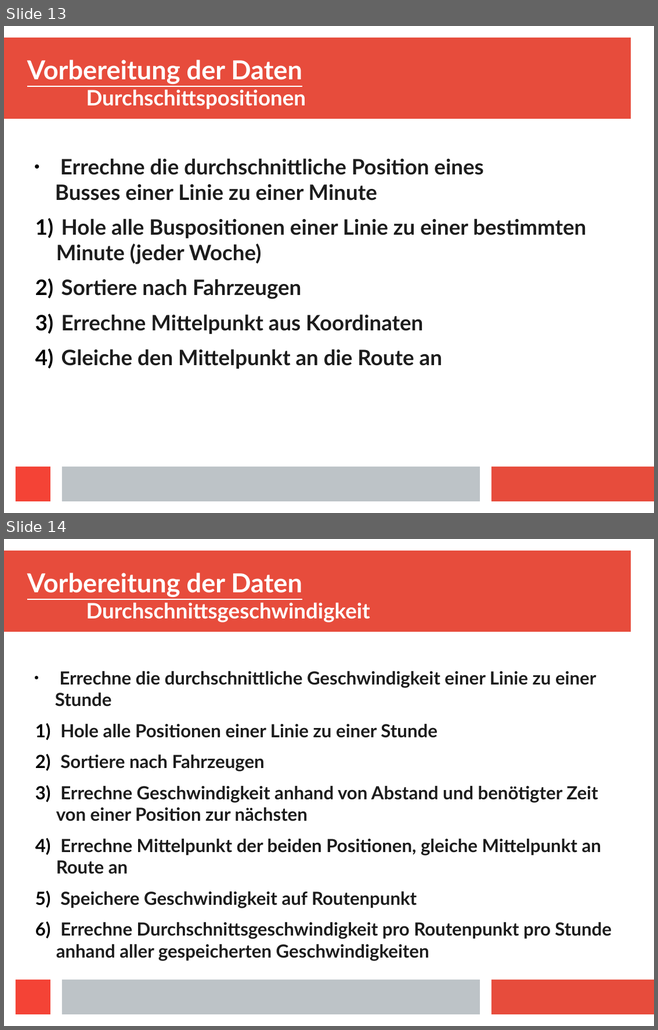
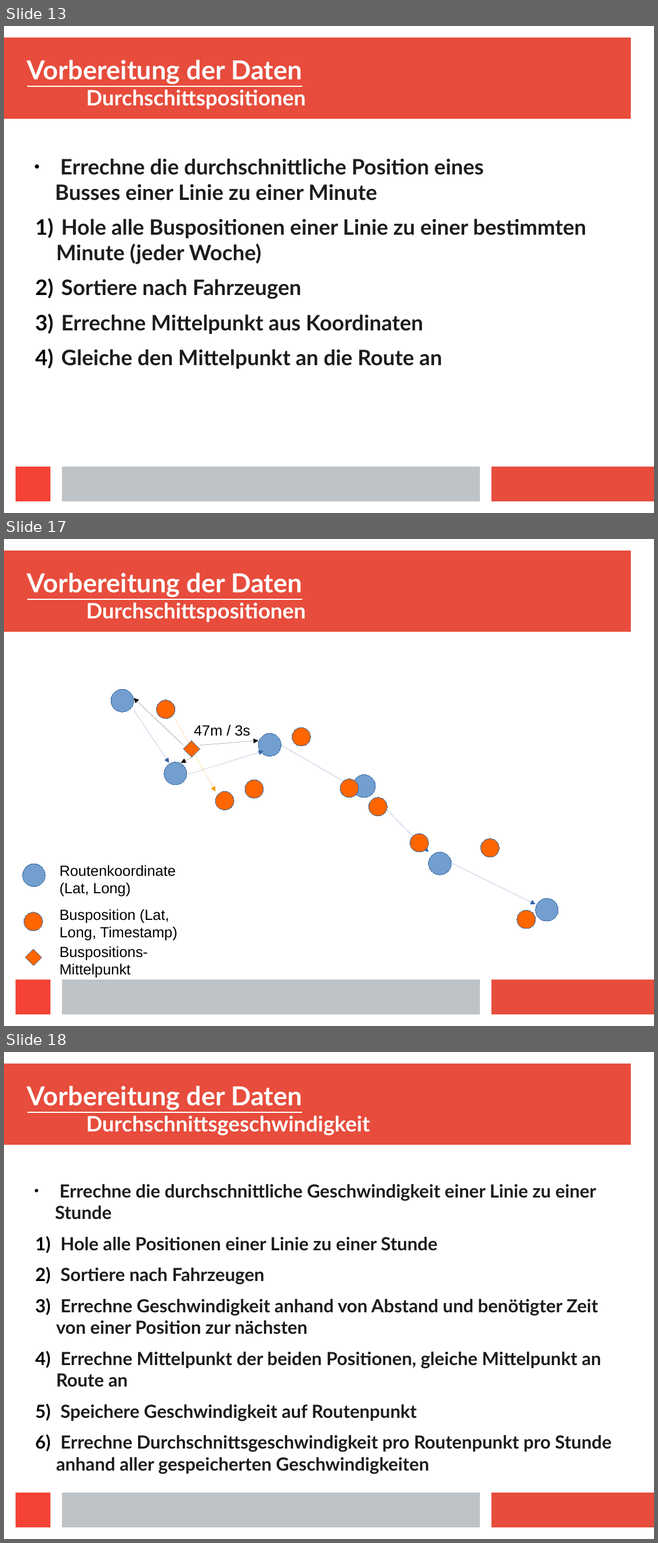
Before and after one commit to Centro1993/Busradar-Visualization, a slide deck: Presentation/Busradar-Mining.odp. Shown one above the other, each under a label of ours: slides 13 and 14 before the commit, slides 13, 17 and 18 after it; the slides between them are not shown. The pictures are 658x1030 and 658x1543 pixels, drawn with LibreOffice and Linux fonts; fonts in the diff are those of the drawing. Boxes give left, top, right and bottom in pixels: in the first picture for what was removed or moved away, otherwise in the second. Text is boxed around its words. In the diff, an @@ line names an element or a change of style, - is before the commit and + after.

```diff
--- a/Presentation/Busradar-Mining.odp
+++ b/Presentation/Busradar-Mining.odp
@@ slide 17 added at [4, 539, 654, 1026], background #FFFFFF; not listed: 4 template elements that a slide beside it also shows @@
@@ title added at [27, 573, 306, 622], 26 pt, text #FFFFFF, bold @@
+Vorbereitung der Daten
+Durchschittspositionen
@@ ellipse added at [111, 689, 134, 712], fill #729FCF, outline #3465A4 0 pt @@
@@ arrow added from (134, 710) to (169, 763), #3465A4 0 pt @@
@@ arrow added from (183, 745) to (134, 698), #000000 0 pt @@
@@ ellipse added at [157, 700, 175, 718], fill #FF6600, outline #3465A4 0 pt @@
@@ arrow added from (175, 719) to (216, 792), #FF9900 0 pt @@
@@ text added at [194, 725, 250, 736], 18 pt, text #000000 @@
+47m / 3s
@@ ellipse added at [292, 727, 310, 746], fill #FF6600, outline #3465A4 0 pt @@
@@ diamond added at [183, 741, 199, 757], fill #FF6600, outline #3465A4 0 pt @@
@@ arrow added from (199, 745) to (258, 741), #000000 0 pt @@
@@ ellipse added at [258, 733, 281, 756], fill #729FCF, outline #3465A4 0 pt @@
@@ arrow added from (281, 745) to (353, 787), #3465A4 0 pt @@
@@ ellipse added at [164, 762, 187, 785], fill #729FCF, outline #3465A4 0 pt @@
@@ arrow added from (192, 757) to (181, 763), #000000 0 pt @@
@@ arrow added from (187, 775) to (263, 751), #3465A4 0 pt @@
@@ ellipse added at [245, 780, 263, 798], fill #FF6600, outline #3465A4 0 pt @@
@@ ellipse added at [340, 779, 358, 797], fill #FF6600, outline #3465A4 0 pt @@
@@ ellipse added at [353, 775, 375, 798], fill #729FCF, outline #3465A4 0 pt @@
@@ ellipse added at [216, 792, 234, 810], fill #FF6600, outline #3465A4 0 pt @@
@@ ellipse added at [369, 798, 387, 816], fill #FF6600, outline #3465A4 0 pt @@
@@ arrow added from (369, 792) to (429, 852), #3465A4 0 pt @@
@@ ellipse added at [410, 834, 429, 852], fill #FF6600, outline #3465A4 0 pt @@
@@ ellipse added at [481, 839, 499, 857], fill #FF6600, outline #3465A4 0 pt @@
@@ ellipse added at [23, 864, 45, 887], fill #729FCF, outline #3465A4 0 pt @@
@@ text added at [60, 865, 176, 897], 18 pt, text #000000 @@
+Routenkoordinate (Lat, Long)
@@ ellipse added at [429, 852, 451, 875], fill #729FCF, outline #3465A4 0 pt @@
@@ arrow added from (451, 863) to (535, 904), #3465A4 0 pt @@
@@ ellipse added at [535, 899, 558, 922], fill #729FCF, outline #3465A4 0 pt @@
@@ ellipse added at [24, 913, 42, 931], fill #FF6600, outline #3465A4 0 pt @@
@@ text added at [60, 909, 177, 941], 18 pt, text #000000 @@
+Busposition (Lat, Long, Timestamp)
@@ ellipse added at [517, 910, 535, 929], fill #FF6600, outline #3465A4 0 pt @@
@@ diamond added at [25, 949, 42, 966], fill #FF6600, outline #3465A4 0 pt @@
@@ text added at [60, 946, 148, 978], 18 pt, text #000000 @@
+Buspositions-Mittelpunkt
@@ what was slide 14 is now slide 18 @@
```
Also in this commit, not shown: 3 other slides added, 1 other file.
